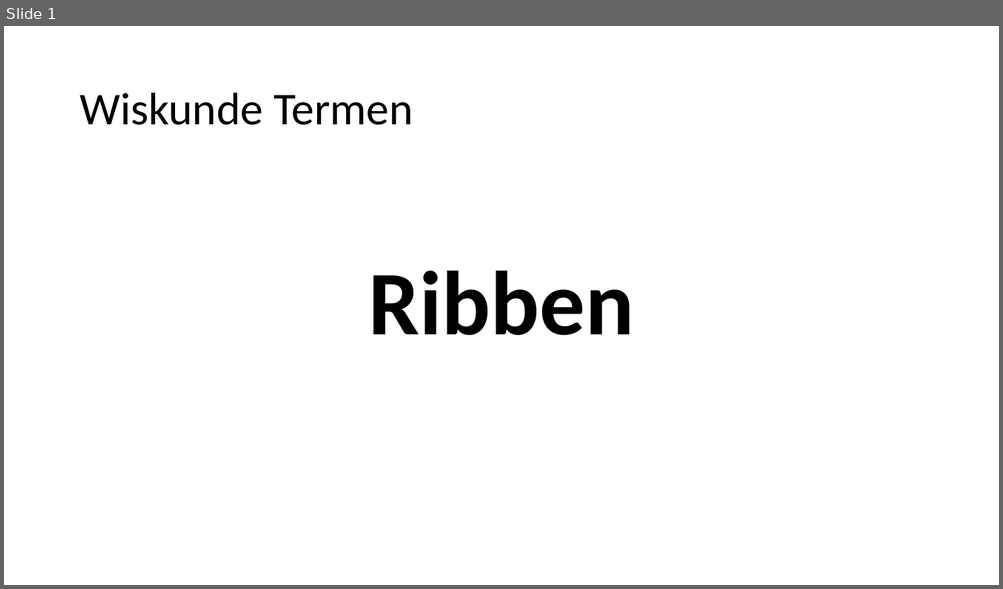
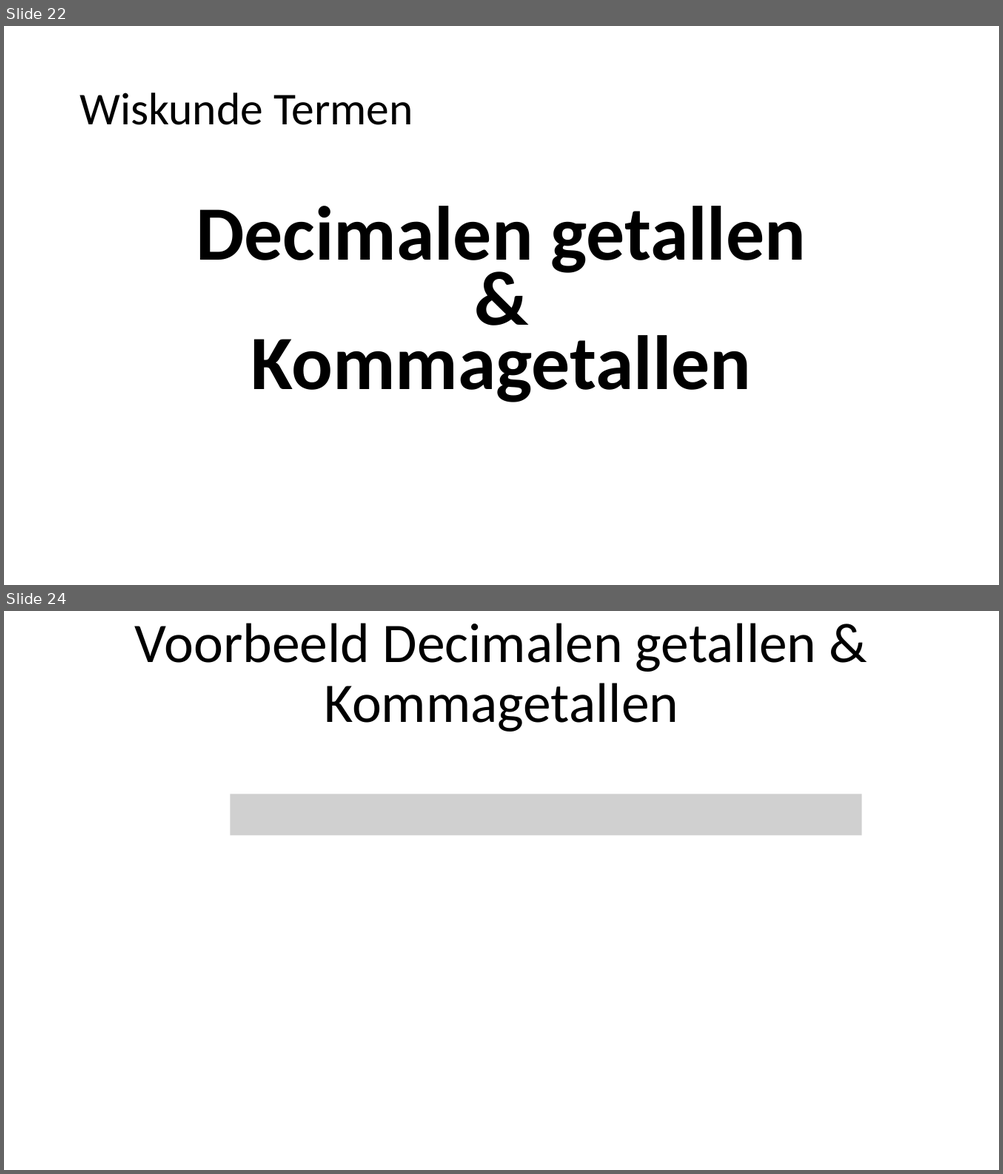
Before and after one commit to heinvinkel/wiskundetermen, a slide deck: getallen en variabelen/AAAAGetallen en variabelen.pptx. Shown one above the other, each under a label of ours: slide 1 before the commit, slides 22 and 24 after it; the slides between them are not shown. The pictures are 1003x589 and 1003x1174 pixels, drawn with LibreOffice and Linux fonts; fonts in the diff are those of the drawing; grey boxes stand for pictures. Boxes give left, top, right and bottom in pixels: in the first picture for what was removed or moved away, otherwise in the second. Text is boxed around its words. In the diff, an @@ line names an element or a change of style, - is before the commit and + after.

```diff
--- a/getallen en variabelen/AAAAGetallen en variabelen.pptx
+++ b/getallen en variabelen/AAAAGetallen en variabelen.pptx
@@ slide 24 added at (4,611,999,1170), background #FFFFFF @@
@@ title added at (135,623,817,732), 54 pt, text #000000 @@
+Voorbeeld Decimalen getallen & Kommagetallen
@@ picture added at (230,795,861,835) @@
@@ what was slide 1 is now slide 22 @@
@@ slide 22 changed as well @@
@@ text at (196,206,805,403): text changed; size 87.8 to 74.2 pt @@
-Ribben
+Decimalen getallen
+&
+Kommagetallen
```
Also in this commit, not shown: 22 other slides added, 2 slides removed, 12 other files.
